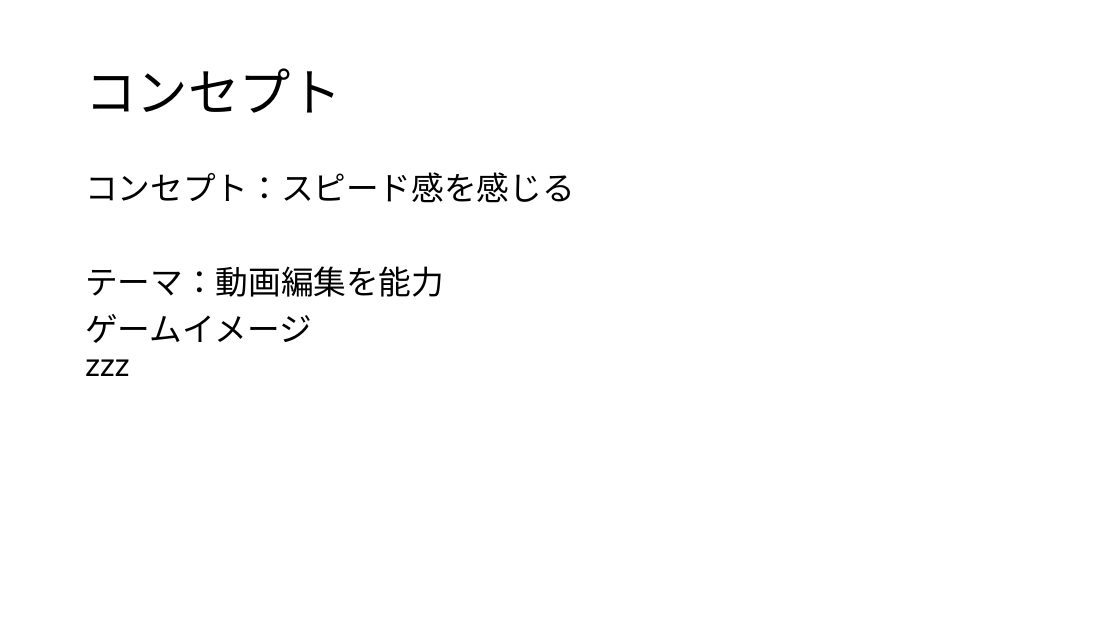
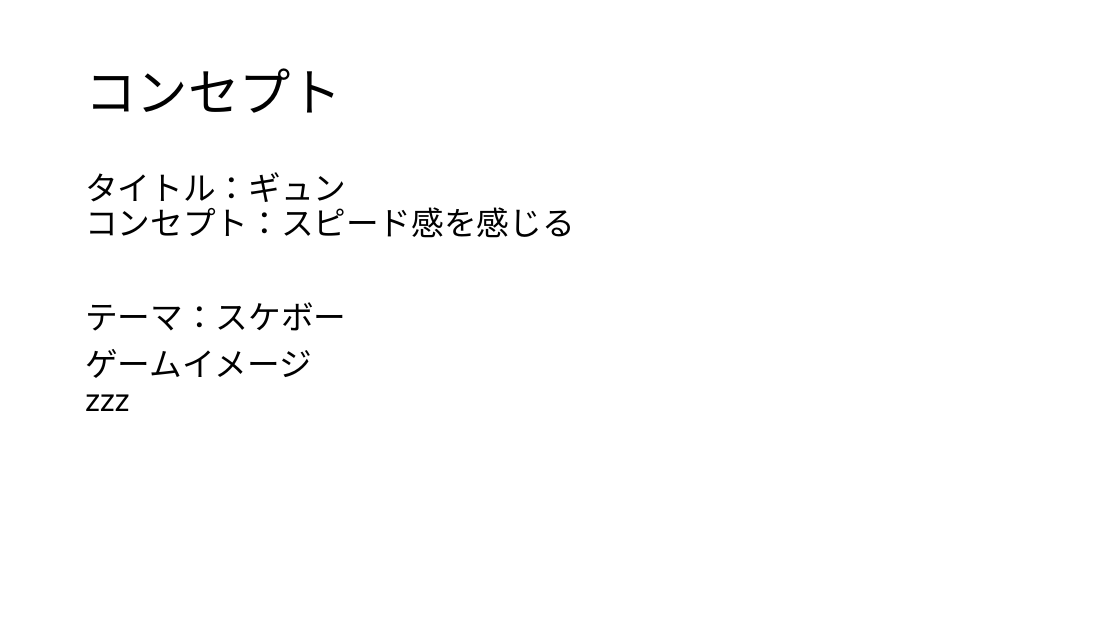
Before and after one commit to HayashiMasakane/Syuusyokusakuhixn, a slide deck: slide 2 of 資料/企画書.pptx. Drawn at 1120x630 pixels with LibreOffice and Linux fonts; fonts in the diff are those of the drawing. Boxes give left, top, right and bottom in pixels: in the first picture for what was removed or moved away, otherwise in the second. Text is boxed around its words. In the diff, an @@ line names an element or a change of style, - is before the commit and + after.

Commit message:
企画書の完成01
ステージやタイトルなど
足りなかった部分を追加

```diff
--- a/資料/企画書.pptx
+++ b/資料/企画書.pptx
@@ text at [85,172,574,331]: text changed @@
-コンセプト：スピード感を感じる
-テーマ：動画編集を能力
+タイトル：ギュン
+コンセプト：スピード感を感じる
+テーマ：スケボー
```
Also in this commit, not shown: 4 other slides changed, 3 slides added.
